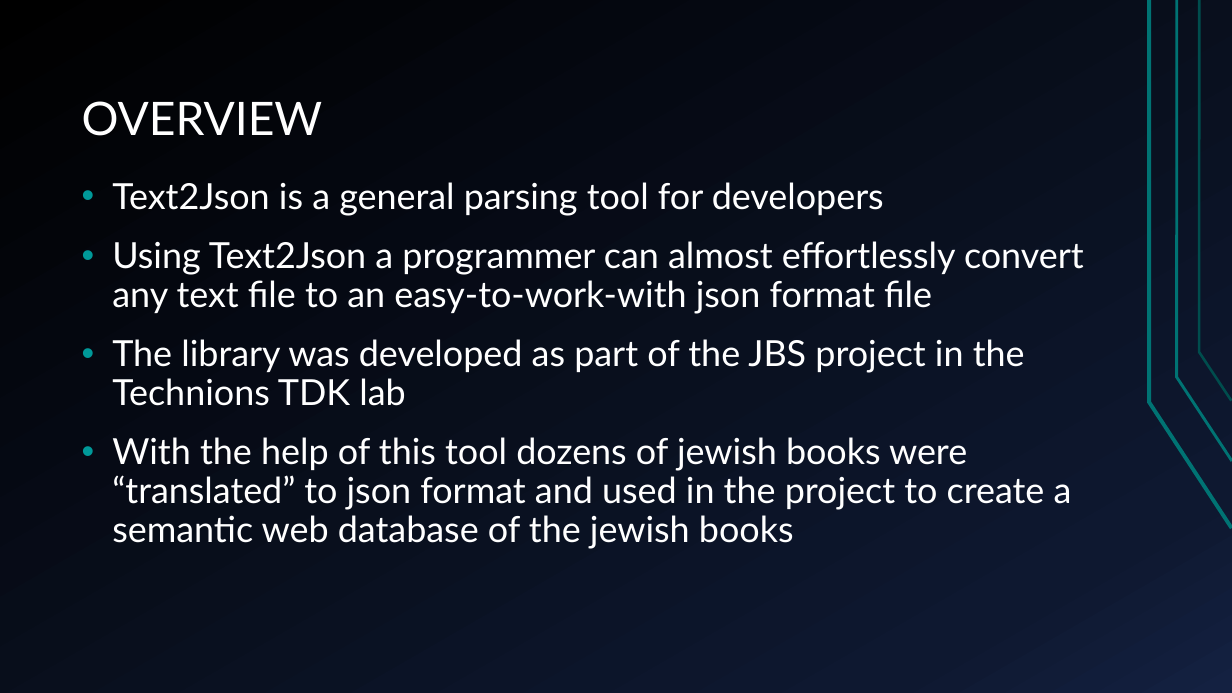
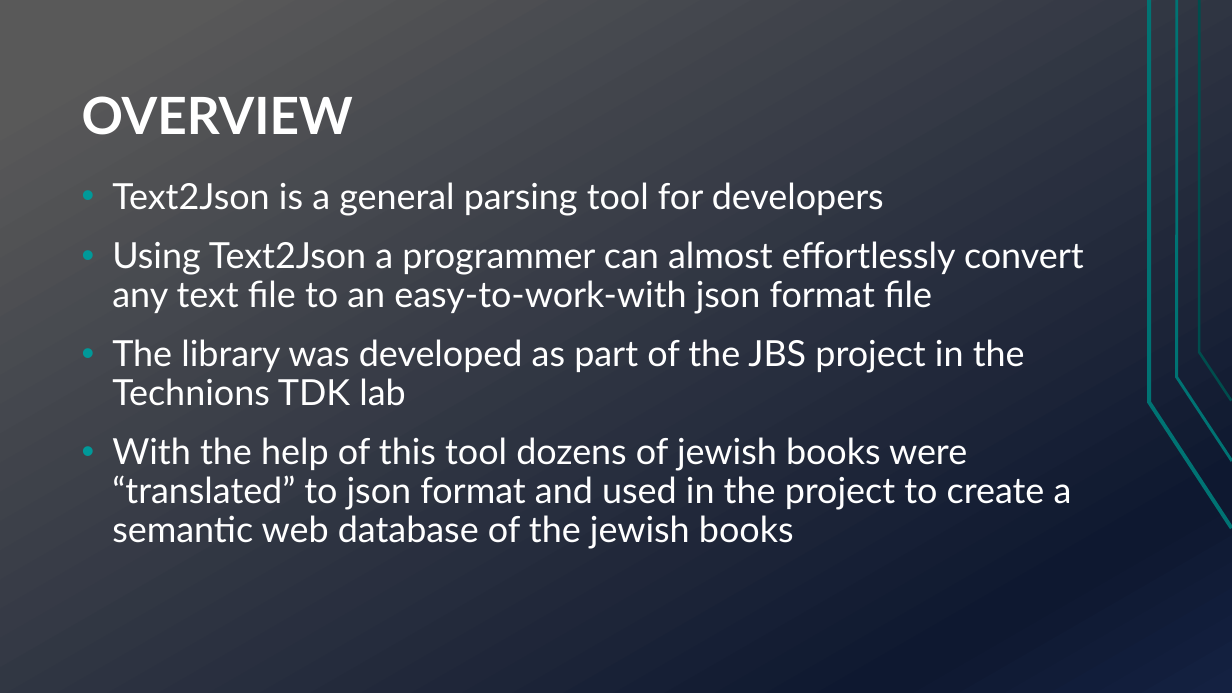
Before and after one commit to TechnionTDK/jbs-text2json, a slide deck: slide 2 of Text2Json.pptx. Drawn at 1232x693 pixels with LibreOffice and Linux fonts; fonts in the diff are those of the drawing. Boxes give left, top, right and bottom in pixels: in the first picture for what was removed or moved away, otherwise in the second. Text is boxed around its words. In the diff, an @@ line names an element or a change of style, - is before the commit and + after.

```diff
--- a/Text2Json.pptx
+++ b/Text2Json.pptx
@@ background gradient #000000 to #0F1931 to #142242 to gradient #595959 to #0F1931 to #142242 @@
@@ title "OVERVIEW" at [82,96,353,135]: size 36 to 40 pt, bold on @@
```
Also in this commit, not shown: 9 other slides changed, 4 slides added.
